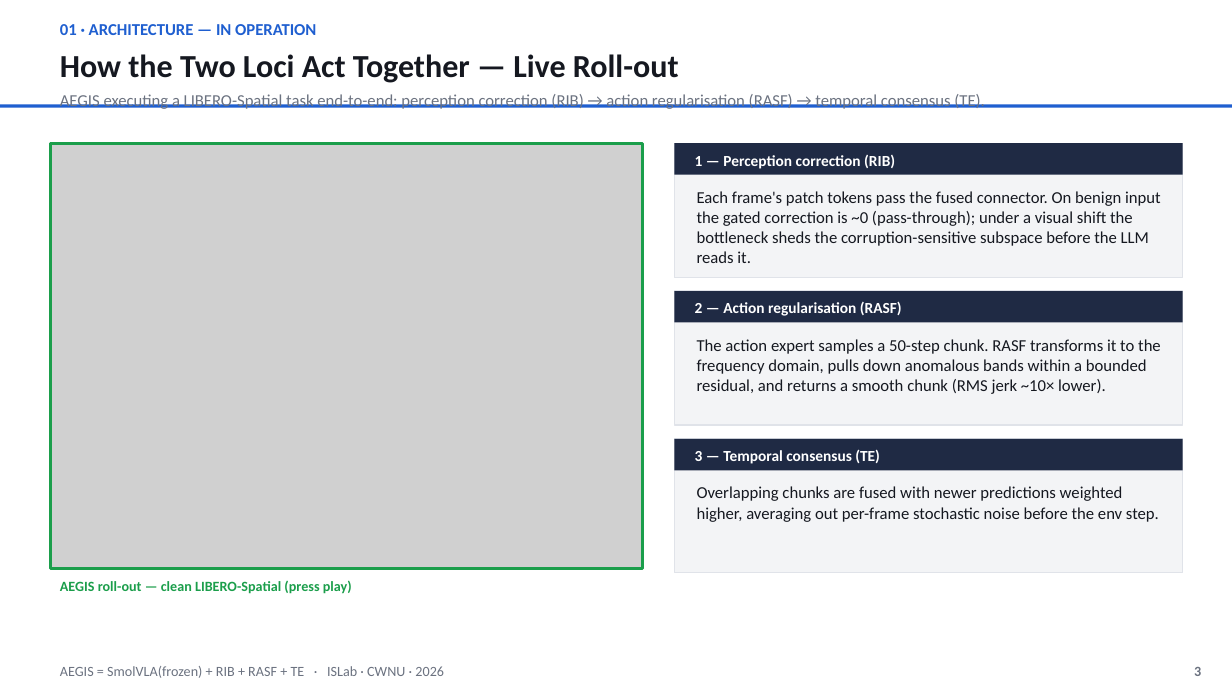
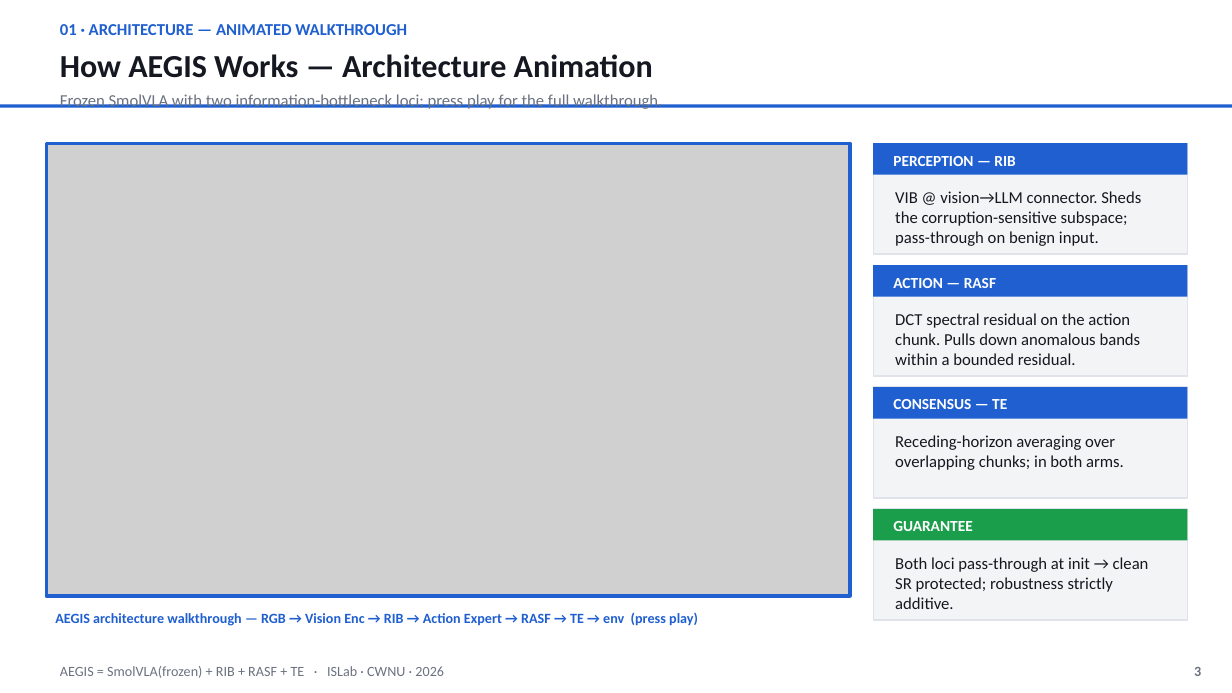
Before and after one commit to A20archi/aegis, a slide deck: slide 3 of sib_vla/presentation/AEGIS_results.pptx. Drawn at 1232x693 pixels with LibreOffice and Linux fonts; fonts in the diff are those of the drawing; grey boxes stand for pictures. Boxes give left, top, right and bottom in pixels: in the first picture for what was removed or moved away, otherwise in the second. Text is boxed around its words. In the diff, an @@ line names an element or a change of style, - is before the commit and + after.

```diff
--- a/sib_vla/presentation/AEGIS_results.pptx
+++ b/sib_vla/presentation/AEGIS_results.pptx
@@ text at bbox=[60, 24, 407, 35]: text changed @@
-01 · ARCHITECTURE — IN OPERATION
+01 · ARCHITECTURE — ANIMATED WALKTHROUGH
@@ text at bbox=[60, 54, 653, 78]: text changed @@
-How the Two Loci Act Together — Live Roll-out
+How AEGIS Works — Architecture Animation
@@ text at bbox=[60, 94, 662, 109]: text changed @@
-AEGIS executing a LIBERO-Spatial task end-to-end: perception correction (RIB) → action regularisation (RASF) → temporal consensus (TE).
+Frozen SmolVLA with two information-bottleneck loci; press play for the full walkthrough.
@@ picture: place and size @@
-picture at bbox=[51, 143, 642, 568]
+picture at bbox=[46, 143, 850, 596]
@@ rectangle: place and size @@
-rectangle at bbox=[51, 143, 642, 568]
+rectangle at bbox=[46, 143, 850, 596]
@@ rectangle at bbox=[46, 143, 850, 596]: outline #1B9E4B 2.5 pt to #1F5FD0 2.5 pt @@
@@ rectangle: place and size @@
-rectangle at bbox=[675, 143, 1183, 277]
+rectangle at bbox=[873, 143, 1188, 254]
@@ rectangle: place and size @@
-rectangle at bbox=[675, 143, 1183, 175]
+rectangle at bbox=[873, 143, 1188, 175]
@@ rectangle at bbox=[873, 143, 1188, 175]: fill #1F2A44 to #1F5FD0 @@
@@ text at bbox=[893, 156, 1015, 166]: text changed @@
-1 — Perception correction (RIB)
+PERCEPTION — RIB
@@ text removed at bbox=[697, 191, 1161, 263] @@
-Each frame's patch tokens pass the fused connector. On benign input the gated correction is ~0 (pass-through); under a visual shift the bottleneck sheds the corruption-sensitive subspace before the LLM reads it.
@@ text added at bbox=[895, 191, 1141, 246], 13 pt, text #151820 @@
+VIB @ vision→LLM connector. Sheds the corruption-sensitive subspace; pass-through on benign input.
@@ rectangle: place and size @@
-rectangle at bbox=[675, 291, 1183, 425]
+rectangle at bbox=[873, 265, 1188, 376]
@@ rectangle added at bbox=[873, 265, 1188, 297], fill #1F5FD0 @@
@@ rectangle removed at bbox=[675, 291, 1183, 323] @@
@@ text at bbox=[893, 278, 996, 288]: text changed @@
-2 — Action regularisation (RASF)
+ACTION — RASF
@@ text at bbox=[895, 313, 1141, 365]: text changed @@
-The action expert samples a 50-step chunk. RASF transforms it to the frequency domain, pulls down anomalous bands within a bounded residual, and returns a smooth chunk (RMS jerk ~10× lower).
+DCT spectral residual on the action chunk. Pulls down anomalous bands within a bounded residual.
@@ rectangle added at bbox=[873, 387, 1188, 498], fill #F3F4F6, outline #E0E3E9 1 pt @@
@@ rectangle added at bbox=[873, 387, 1188, 419], fill #1F5FD0 @@
@@ text at bbox=[893, 399, 1007, 409]: text changed @@
-3 — Temporal consensus (TE)
+CONSENSUS — TE
@@ rectangle removed at bbox=[675, 439, 1183, 470] @@
@@ text added at bbox=[895, 435, 1124, 470], 13 pt, text #151820 @@
+Receding-horizon averaging over overlapping chunks; in both arms.
@@ text removed at bbox=[697, 486, 1159, 522] @@
-Overlapping chunks are fused with newer predictions weighted higher, averaging out per-frame stochastic noise before the env step.
@@ rectangle: place and size @@
-rectangle at bbox=[675, 439, 1183, 573]
+rectangle at bbox=[873, 509, 1188, 620]
@@ rectangle added at bbox=[873, 509, 1188, 541], fill #1B9E4B @@
@@ text added at bbox=[893, 521, 972, 531], 12 pt, text #FFFFFF, bold @@
+GUARANTEE
@@ text added at bbox=[895, 557, 1149, 609], 13 pt, text #151820 @@
+Both loci pass-through at init → clean SR protected; robustness strictly additive.
@@ text removed at bbox=[60, 580, 352, 594] @@
-AEGIS roll-out — clean LIBERO-Spatial (press play)
@@ text added at bbox=[55, 612, 698, 626], 11 pt, text #1F5FD0, bold @@
+AEGIS architecture walkthrough — RGB → Vision Enc → RIB → Action Expert → RASF → TE → env (press play)
```
Also in this commit, not shown: 2 other slides changed, 5 other files.
